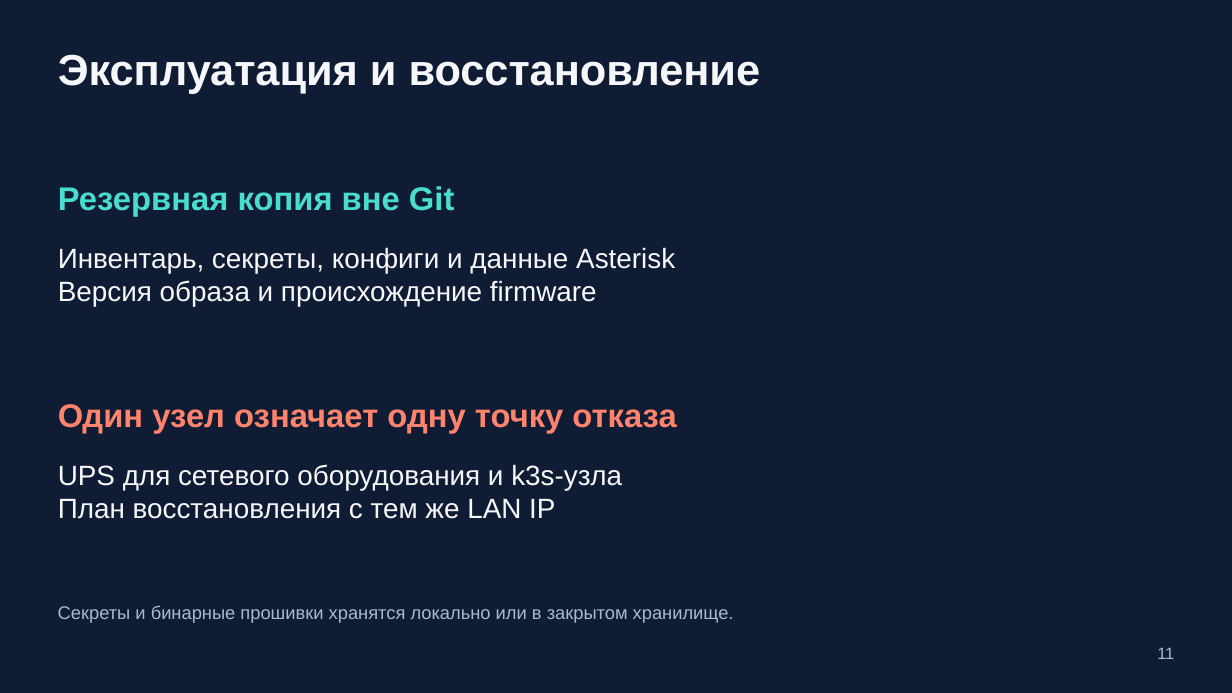
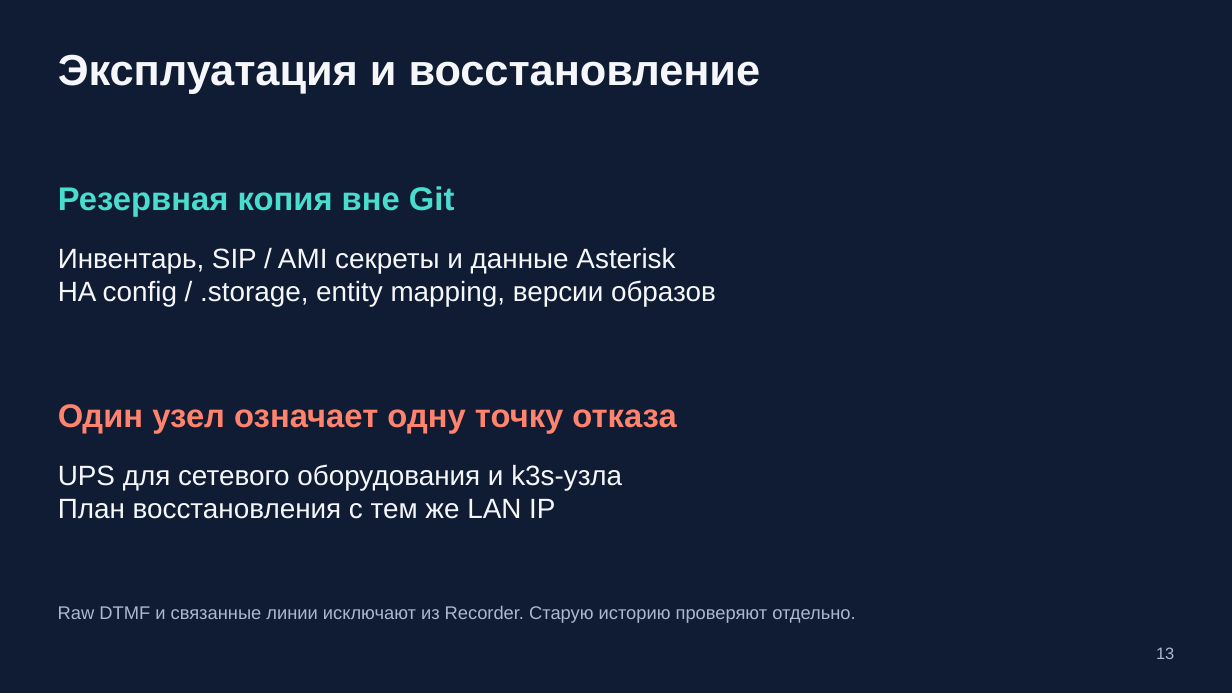
Before and after one commit to 4alvit/cisco-home-telephony, a slide deck: slide 13 of docs/slides/cisco-home-telephony.pptx (slide 11 before the commit). Drawn at 1232x693 pixels with LibreOffice and Linux fonts; fonts in the diff are those of the drawing. Boxes give left, top, right and bottom in pixels: in the first picture for what was removed or moved away, otherwise in the second. Text is boxed around its words. In the diff, an @@ line names an element or a change of style, - is before the commit and + after.

```diff
--- a/docs/slides/cisco-home-telephony.pptx
+++ b/docs/slides/cisco-home-telephony.pptx
@@ text at (58,247,716,307): text changed @@
-Инвентарь, секреты, конфиги и данные Asterisk
-Версия образа и происхождение firmware
+Инвентарь, SIP / AMI секреты и данные Asterisk
+HA config / .storage, entity mapping, версии образов
@@ text at (58,605,855,623): text changed @@
-Секреты и бинарные прошивки хранятся локально или в закрытом хранилище.
+Raw DTMF и связанные линии исключают из Recorder. Старую историю проверяют отдельно.
@@ text at (1156,647,1174,659): text changed @@
-11
+13
```
Also in this commit, not shown: 3 other slides changed, 7 slides added, 5 slides removed, 14 other files.
